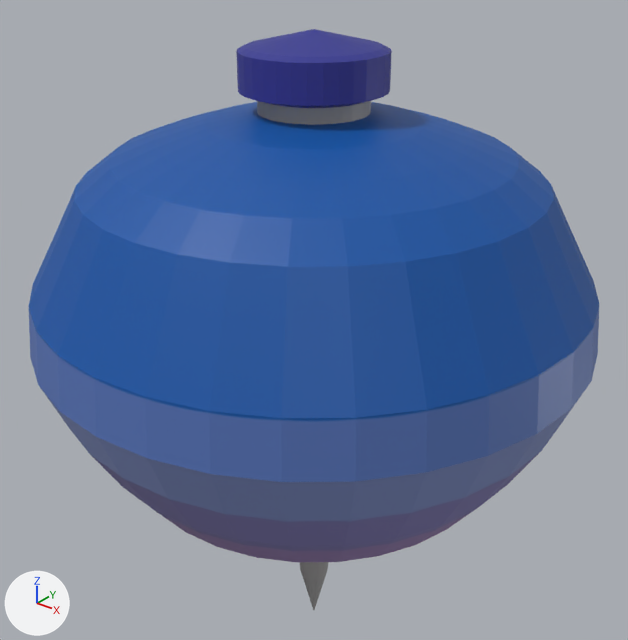
Renders of the Blender file Assets/Models/Toys/toy4.blend from each side of a commit.
The view is the same before and after, from a 50 mm camera at (0.1227, -0.1533, 0.0947) aimed at (-0.0033, 0.0041, -0.003). The axes (+X, +Y, +Z) are drawn at lower left. The lights are the same throughout.
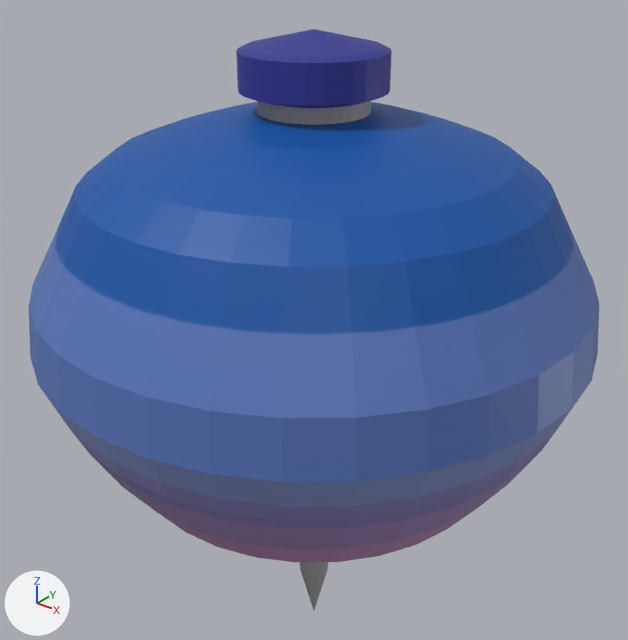
Boxes [x1, y1, x2, y2] around the edits, measured in the pictures (628 x 640 px):
'Sphere', recoloured: [29, 230, 599, 563] in both

The change, as a list of edits to the scene's bpy script:
```text
Add img_toy4tex_v1_png:
    img_toy4tex_v1_png = load_image('toy4tex_v1.png', 'textures/toy4tex_v1.png', 1024, 1024, 'sRGB')
Add mat_toy4tex_v1_png:
    mat_toy4tex_v1_png = principled_material('toy4tex_v1.png')
    mat_toy4tex_v1_png.texture = img_toy4tex_v1_png
Change me_sphere:
    where me_sphere.from_pydata(...)  # 610 vertices, 640 faces; spans x -0.068..0.068, y -0.068..0.068, z -0.097..0.069
    remove me_sphere.materials.append(mat_toy4tex_png)  # picture img_toy4tex_png
    add me_sphere.materials.append(mat_toy4tex_v1_png)  # picture img_toy4tex_v1_png
```
